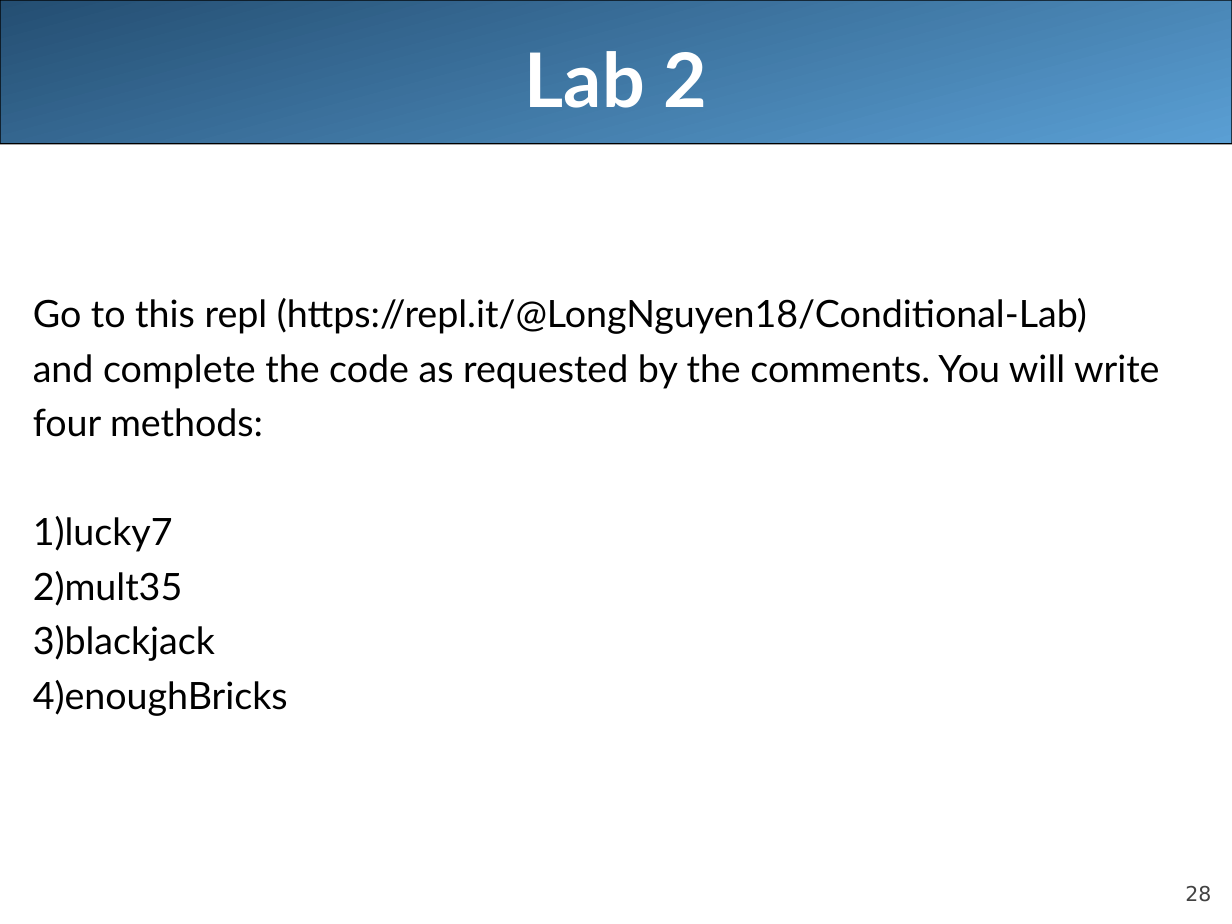
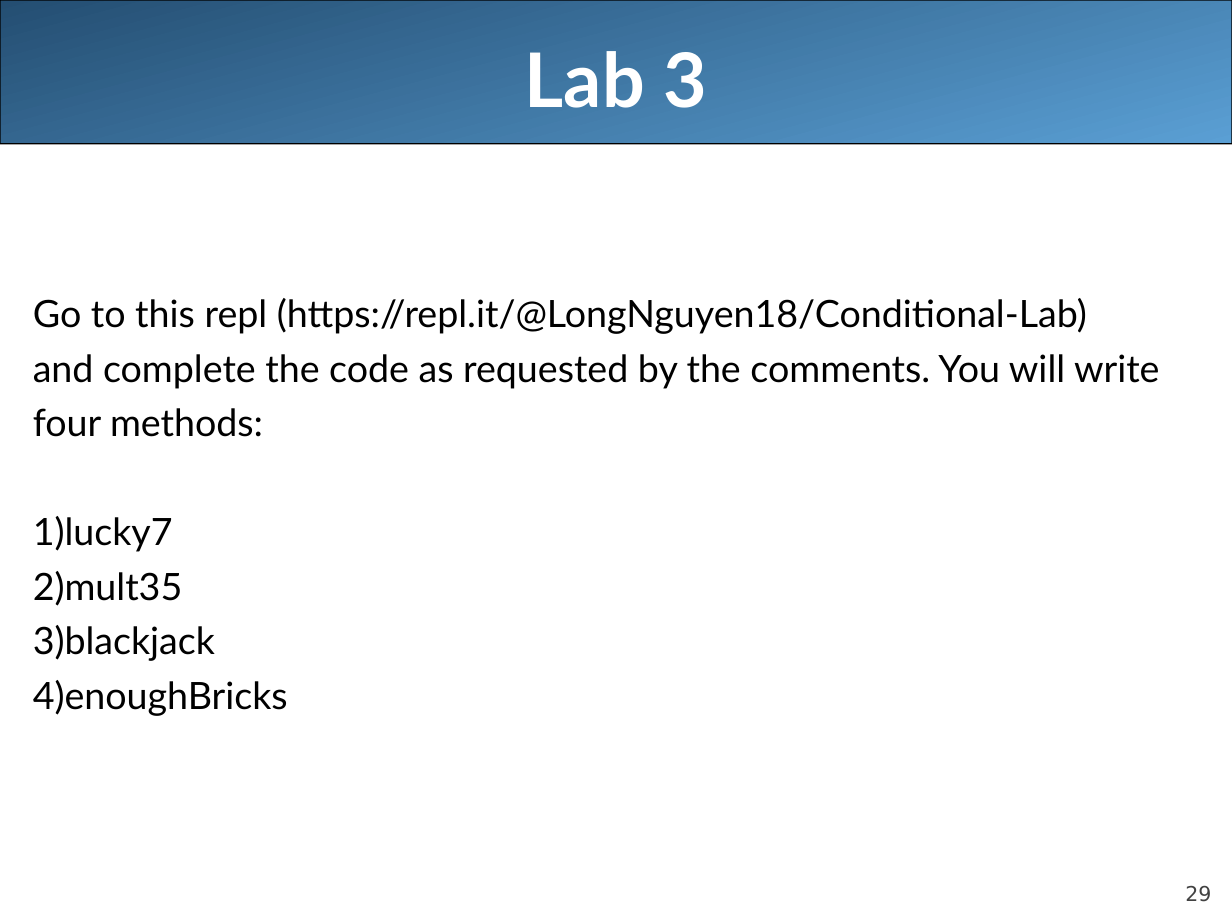
Before and after one commit to LongBaoNguyen/longbaonguyen.github.io, a slide deck: slide 29 of courses/apcsa/lecture9.ppt (slide 28 before the commit). Drawn at 1232x924 pixels with LibreOffice and Linux fonts; fonts in the diff are those of the drawing. Boxes give left, top, right and bottom in pixels: in the first picture for what was removed or moved away, otherwise in the second. Text is boxed around its words. In the diff, an @@ line names an element or a change of style, - is before the commit and + after.

```diff
--- a/courses/apcsa/lecture9.ppt
+++ b/courses/apcsa/lecture9.ppt
@@ title at box(525, 51, 707, 108): text changed @@
-Lab 2
+Lab 3
@@ page number at box(1185, 886, 1211, 902): text changed @@
-28
+29
```
Also in this commit, not shown: 2 other slides changed, 1 slide added, 4 other files.
